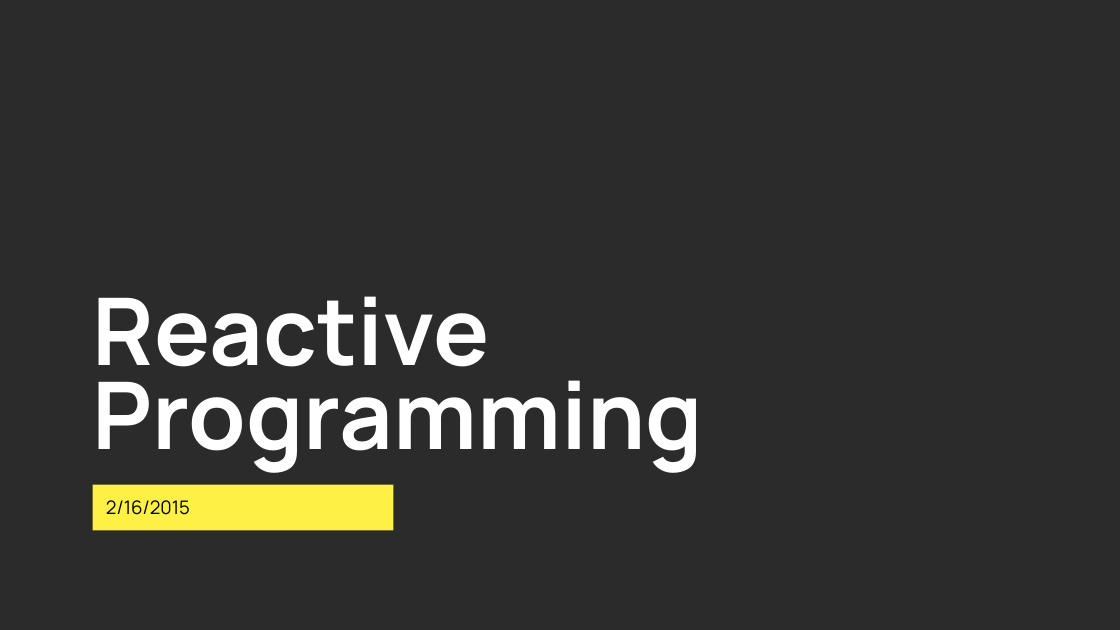
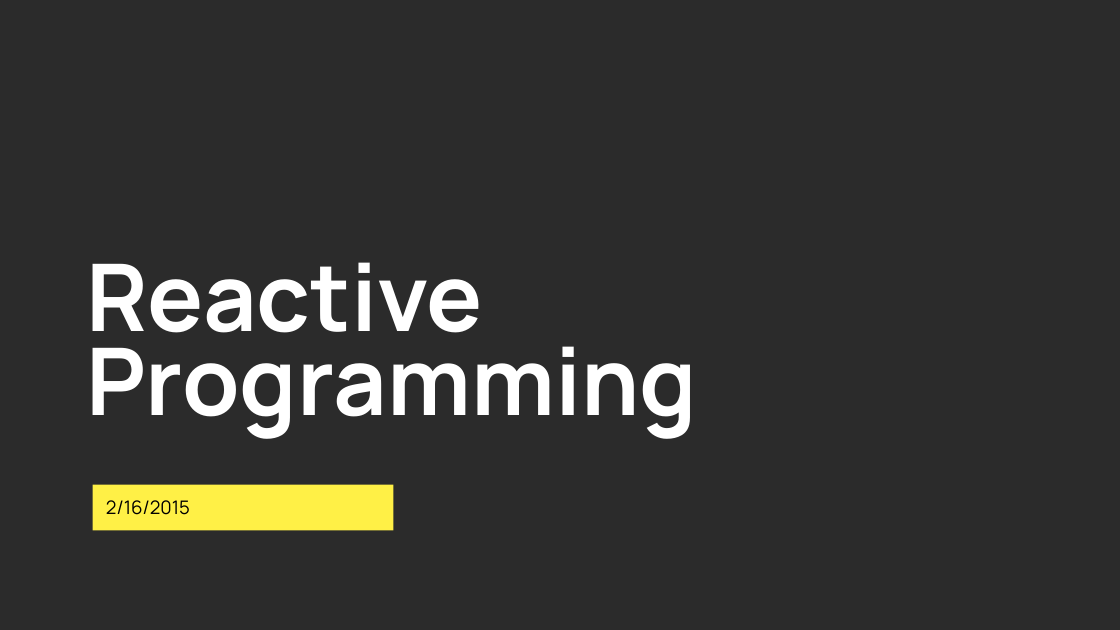
Before and after one commit to luciapayo/DroidconPresentation, a slide deck: slide 1 of Presentation/DroidconRx.potx.pptx. Drawn at 1120x630 pixels with LibreOffice and Linux fonts; fonts in the diff are those of the drawing; background and template pictures are left out; a plain dark background stands for a picture behind light text. Boxes give left, top, right and bottom in pixels: in the first picture for what was removed or moved away, otherwise in the second. Text is boxed around its words. In the diff, an @@ line names an element or a change of style, - is before the commit and + after.

```diff
--- a/Presentation/DroidconRx.potx.pptx
+++ b/Presentation/DroidconRx.potx.pptx
@@ title "Reactive Programming": place and size @@
-title "Reactive Programming" at <box>93,296,704,473</box>
+title "Reactive Programming" at <box>86,262,697,439</box>
```
Also in this commit, not shown: 15 other slides changed, 38 slides added, 9 slides removed, 6 other files.
